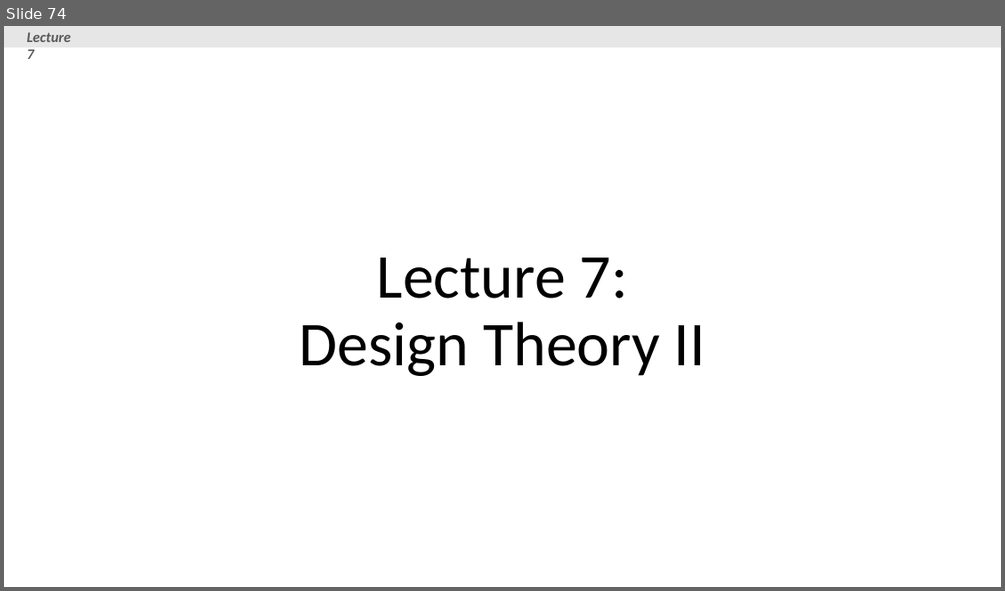
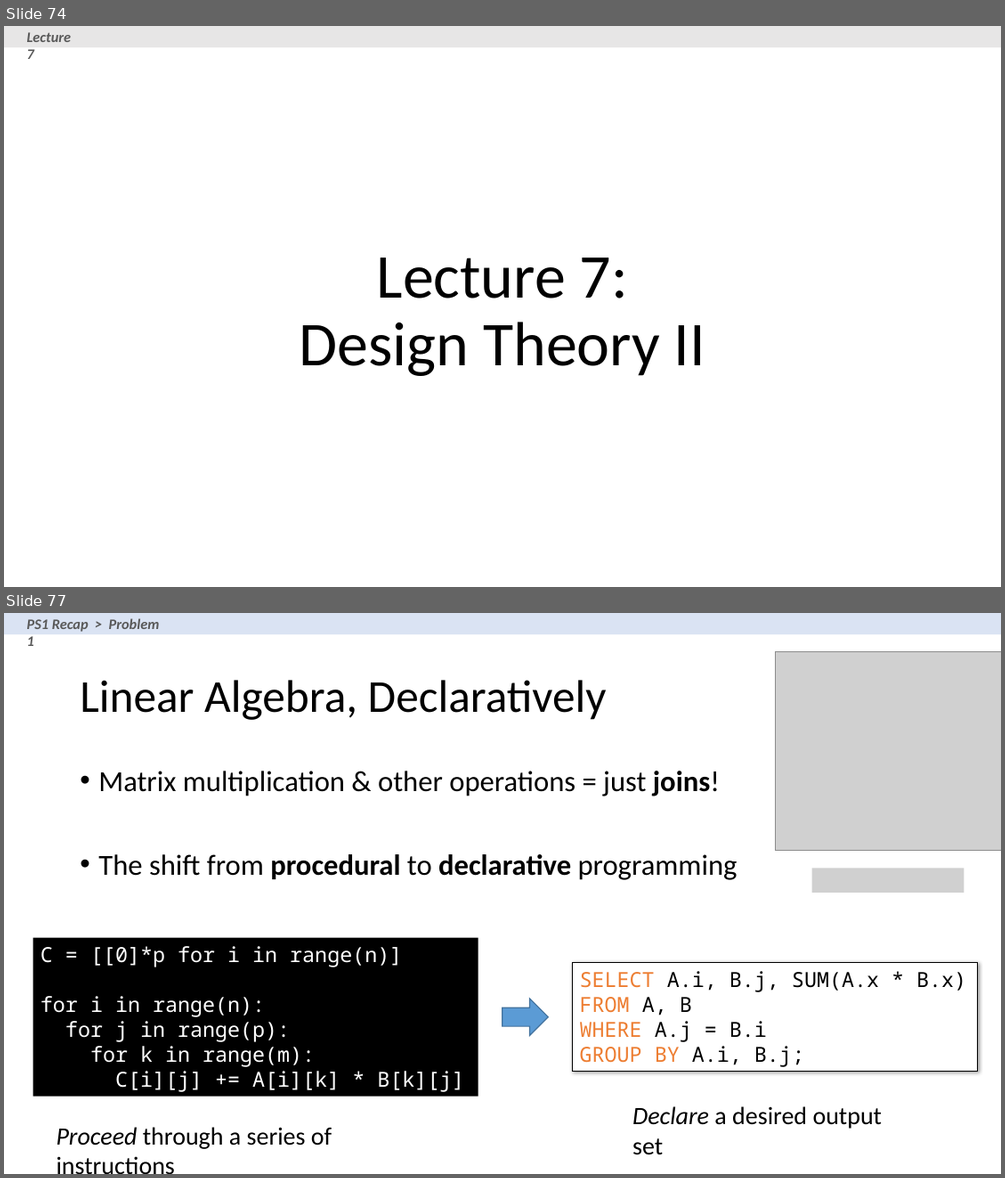
Before and after one commit to XIEQ/cs145-notebooks, a slide deck: lecture-5-7/Lecture_5_7_DB_Design.pptx. Shown one above the other, each under a label of ours: slide 74 before the commit, slides 74 and 77 after it; the slides between them are not shown. The pictures are 1005x591 and 1005x1178 pixels, drawn with LibreOffice and Linux fonts; fonts in the diff are those of the drawing; grey boxes stand for pictures. Boxes give left, top, right and bottom in pixels: in the first picture for what was removed or moved away, otherwise in the second. Text is boxed around its words. In the diff, an @@ line names an element or a change of style, - is before the commit and + after.

```diff
--- a/lecture-5-7/Lecture_5_7_DB_Design.pptx
+++ b/lecture-5-7/Lecture_5_7_DB_Design.pptx
@@ slide 77 added at (4, 613, 1001, 1174), background #FFFFFF @@
@@ rectangle added at (4, 613, 1001, 634), fill #DAE3F3 @@
@@ text added at (27, 618, 160, 646), 14 pt, text #595959, bold, italic @@
+PS1 Recap > Problem 1
@@ picture added at (775, 652, 1001, 851) @@
@@ title added at (80, 680, 607, 720), 44 pt, text #000000 @@
+Linear Algebra, Declaratively
@@ text added at (98, 771, 737, 880), 28 pt, text #000000 @@
+• Matrix multiplication & other operations = just joins!
+• The shift from procedural to declarative programming
@@ picture added at (812, 868, 964, 892) @@
@@ rectangle added at (33, 938, 478, 1096), fill #000000, 20 pt, text #FFFFFF @@
+C = [[0]*p for i in range(n)]
+for i in range(n):
+for j in range(p):
+for k in range(m):
+C[i][j] += A[i][k] * B[k][j]
@@ rectangle added at (573, 963, 978, 1071), fill #FFFFFF, outline #000000 0.75 pt, 20 pt, text #000000 @@
+SELECT A.i, B.j, SUM(A.x * B.x)
+FROM A, B
+WHERE A.j = B.i
+GROUP BY A.i, B.j;
@@ right arrow added at (502, 998, 548, 1036), fill #5B9BD5, outline #43739E 1 pt @@
@@ text added at (632, 1106, 882, 1155), 24 pt, text #000000 @@
+Declare a desired output set
@@ text added at (57, 1127, 332, 1149), 24 pt, text #000000 @@
+Proceed through a series of instructions
```
Also in this commit, not shown: 1 slide changed, 15 other slides added, 4 other files.
